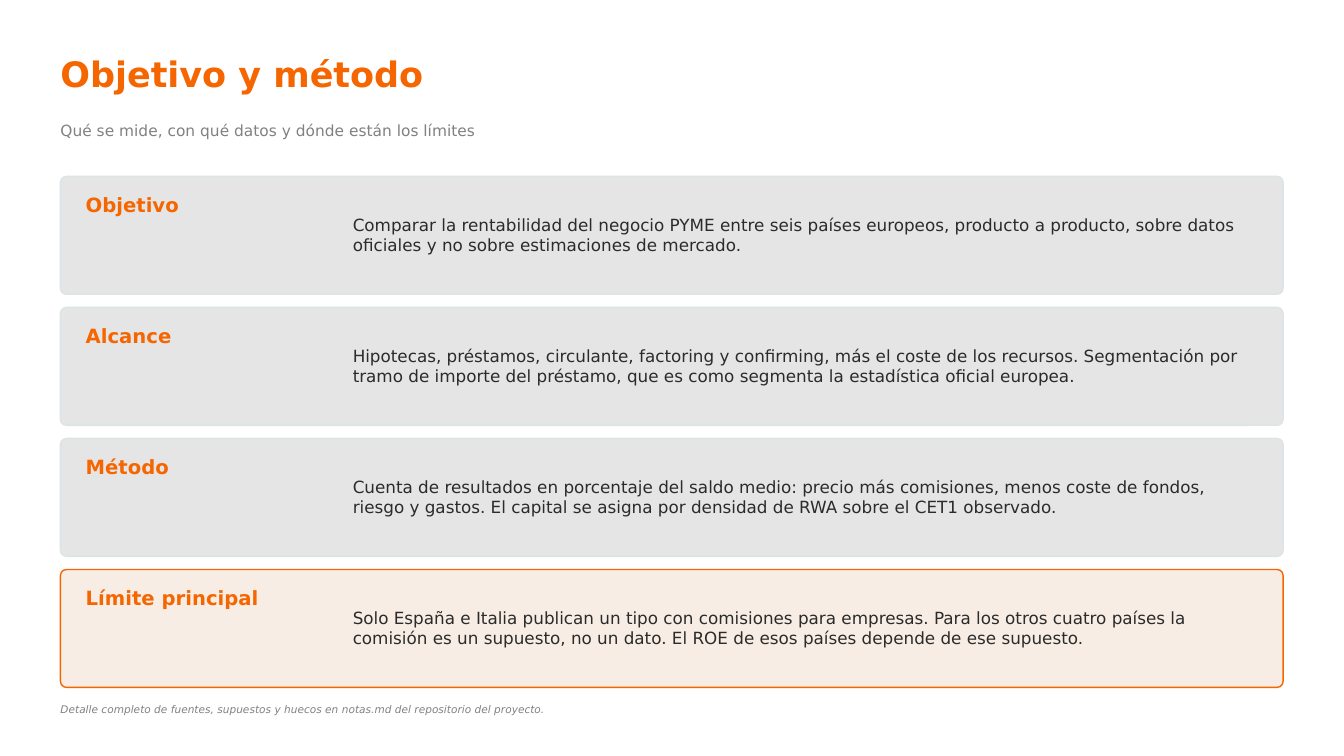
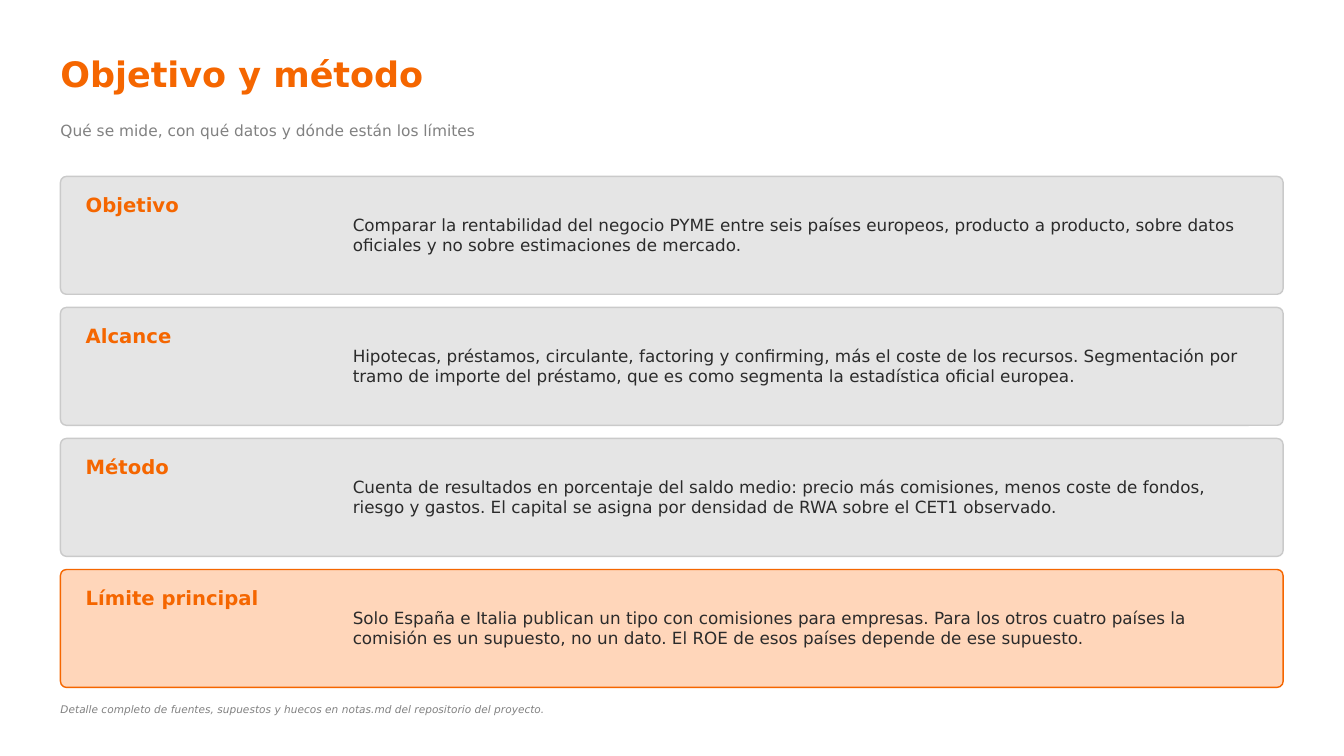
Before and after one commit to agomez2812-lang/sturdy-barnacle, a slide deck: slide 2 of pres/rentabilidad_pyme.pptx. Drawn at 1344x756 pixels with LibreOffice and Linux fonts; fonts in the diff are those of the drawing. Boxes give left, top, right and bottom in pixels: in the first picture for what was removed or moved away, otherwise in the second. Text is boxed around its words. In the diff, an @@ line names an element or a change of style, - is before the commit and + after.

```diff
--- a/pres/rentabilidad_pyme.pptx
+++ b/pres/rentabilidad_pyme.pptx
@@ outline #DCE4E7 1 pt to #CACACA 1 pt in 3 elements at (x1=60, y1=176, x2=1284, y2=294), (x1=60, y1=308, x2=1284, y2=425), (x1=60, y1=439, x2=1284, y2=557) @@
@@ rounded rectangle at (x1=60, y1=570, x2=1284, y2=688): fill #F7EDE4 to #FFD6BA @@
```
Also in this commit, not shown: 20 other slides changed, 5 other files.
